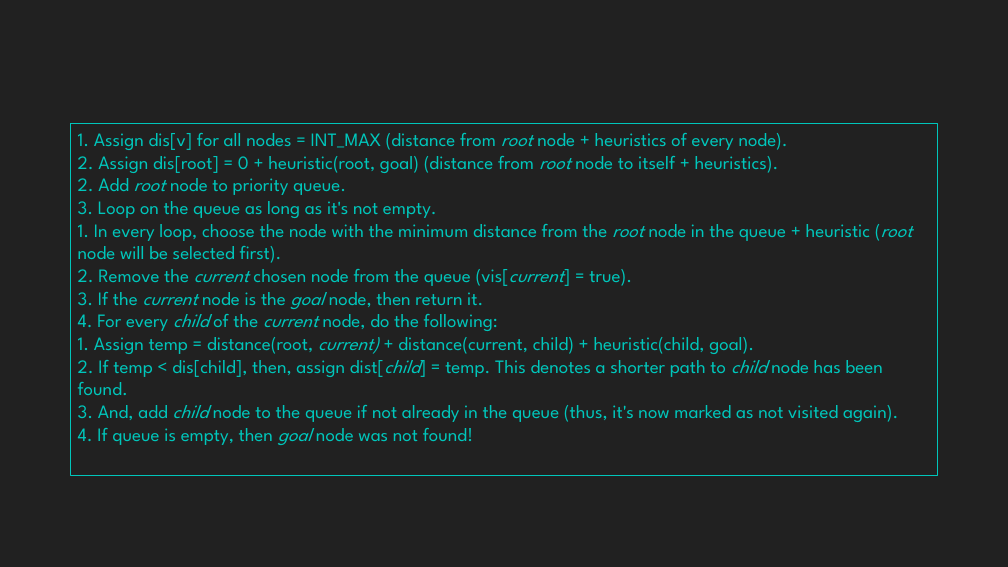
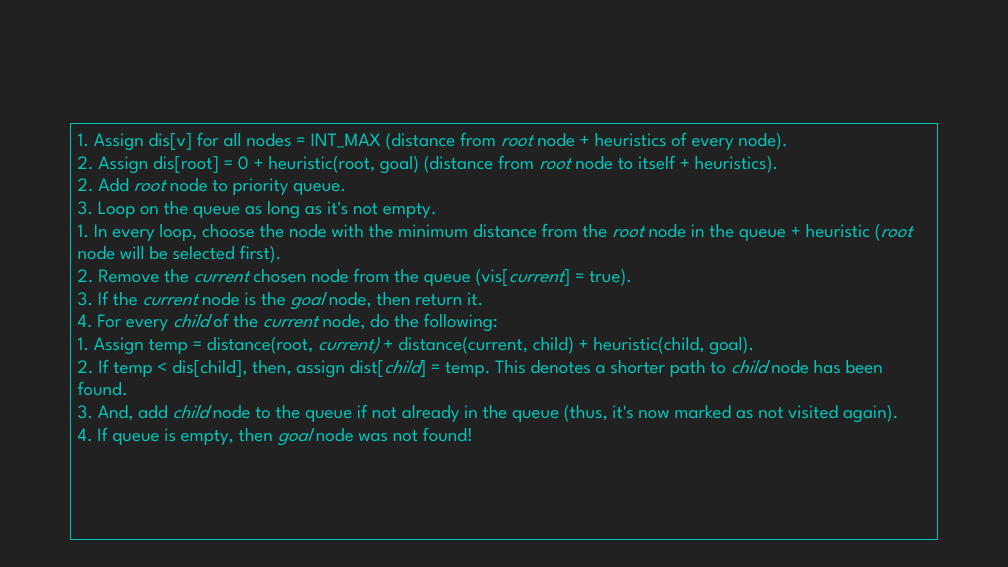
Before and after one commit to jhalak27/Analysis-of-Path-Finding-Algorithms, a slide deck: slide 11 of PathfindingAlgos.pptx. Drawn at 1008x567 pixels with LibreOffice and Linux fonts; fonts in the diff are those of the drawing. Boxes give left, top, right and bottom in pixels: in the first picture for what was removed or moved away, otherwise in the second. Text is boxed around its words. In the diff, an @@ line names an element or a change of style, - is before the commit and + after.

```diff
--- a/PathfindingAlgos.pptx
+++ b/PathfindingAlgos.pptx
@@ rectangle "1. Assign dis[v] for all ...": place and size @@
-rectangle "1. Assign dis[v] for all ..." at box(70, 124, 938, 475)
+rectangle "1. Assign dis[v] for all ..." at box(70, 124, 938, 540)
@@ rectangle "1. Assign dis[v] for all ..." at box(70, 124, 938, 540): outline #00C6BB 0.75 pt to #00C6BB 0.74 pt @@
```
Also in this commit, not shown: 14 other slides changed.
